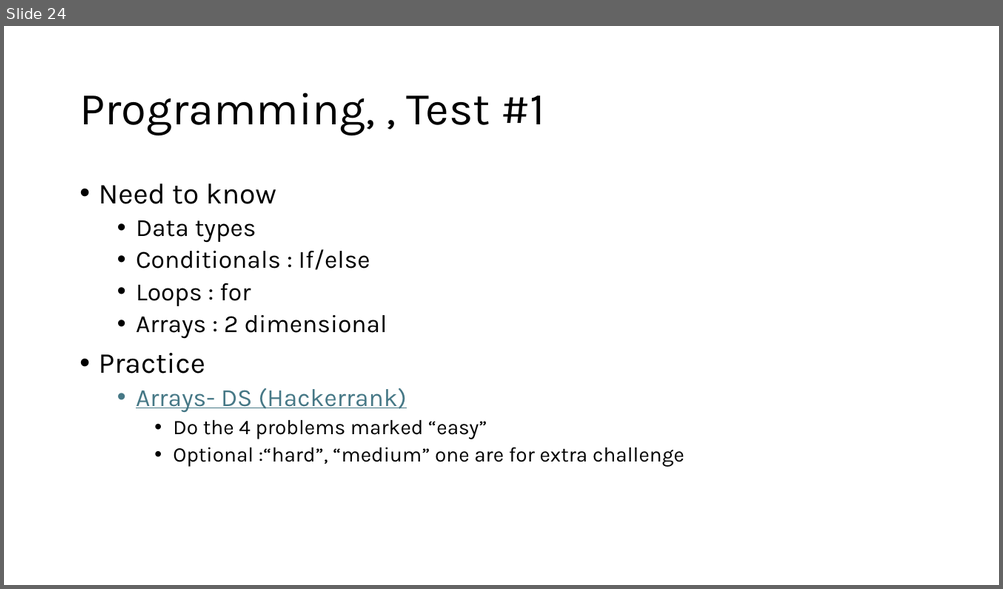
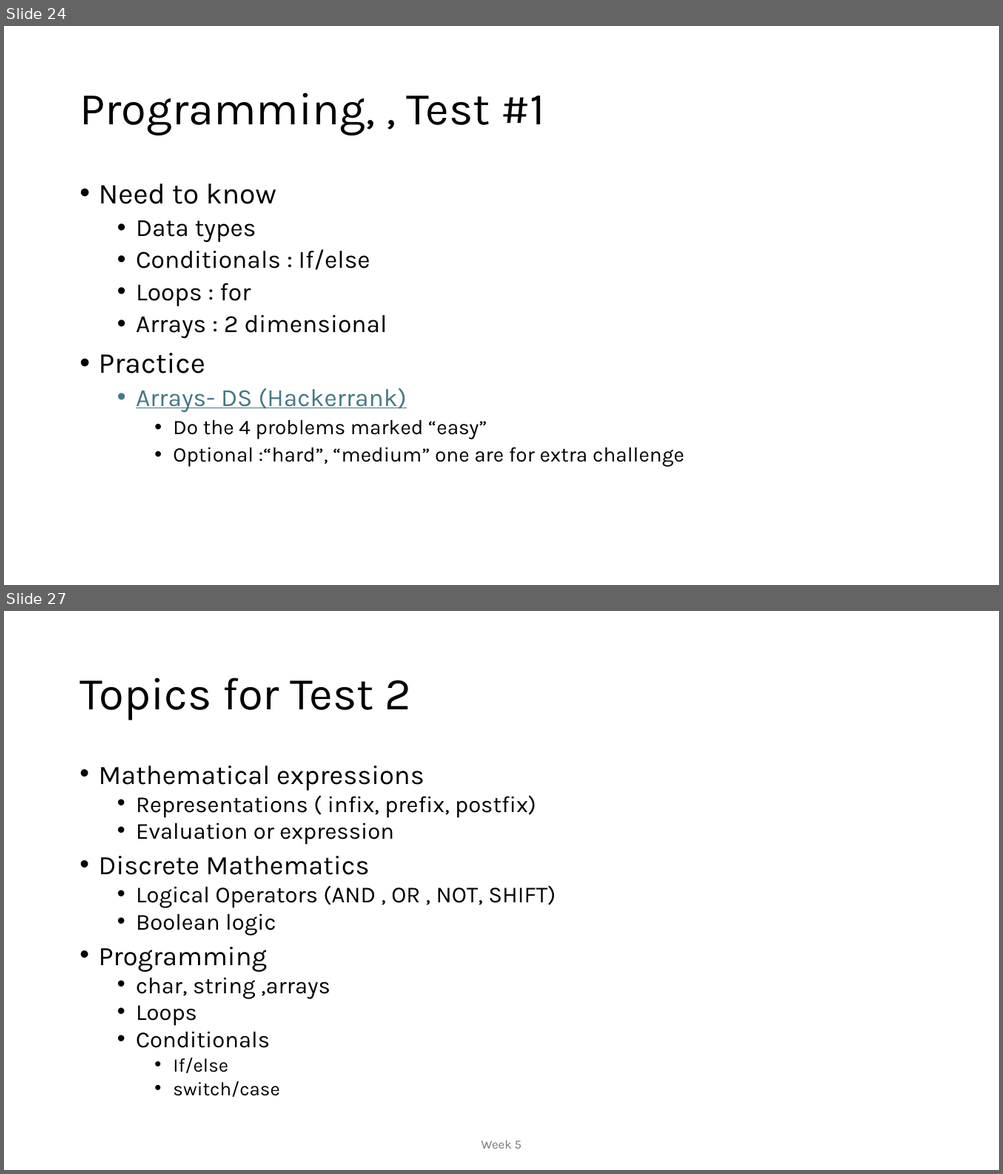
Before and after one commit to MoklaEducation/ems_winter_2025_acsl101, a slide deck: all/ExploringCSConceptsViaACSLCompetitions_all.pptx. Shown one above the other, each under a label of ours: slide 24 before the commit, slides 24 and 27 after it; the slides between them are not shown. The pictures are 1003x589 and 1003x1174 pixels, drawn with LibreOffice and Linux fonts; fonts in the diff are those of the drawing. Boxes give left, top, right and bottom in pixels: in the first picture for what was removed or moved away, otherwise in the second. Text is boxed around its words. In the diff, an @@ line names an element or a change of style, - is before the commit and + after.

```diff
--- a/all/ExploringCSConceptsViaACSLCompetitions_all.pptx
+++ b/all/ExploringCSConceptsViaACSLCompetitions_all.pptx
@@ slide 27 added at [4, 611, 999, 1170], background #FFFFFF @@
@@ title added at [79, 678, 412, 721], 44 pt, text #000000 @@
+Topics for Test 2
@@ text added at [99, 766, 555, 1097], 22.2 pt, text #000000 @@
+• Mathematical expressions
+  • Representations ( infix, prefix, postfix)
+  • Evaluation or expression
+• Discrete Mathematics
+  • Logical Operators (AND , OR , NOT, SHIFT)
+  • Boolean logic
+• Programming
+  • char, string ,arrays
+  • Loops
+  • Conditionals
+    • If/else
+    • switch/case
@@ text added at [481, 1140, 521, 1149], 12 pt, text #797979 @@
+Week 5
```
Also in this commit, not shown: 12 other slides added, 1 other file.
